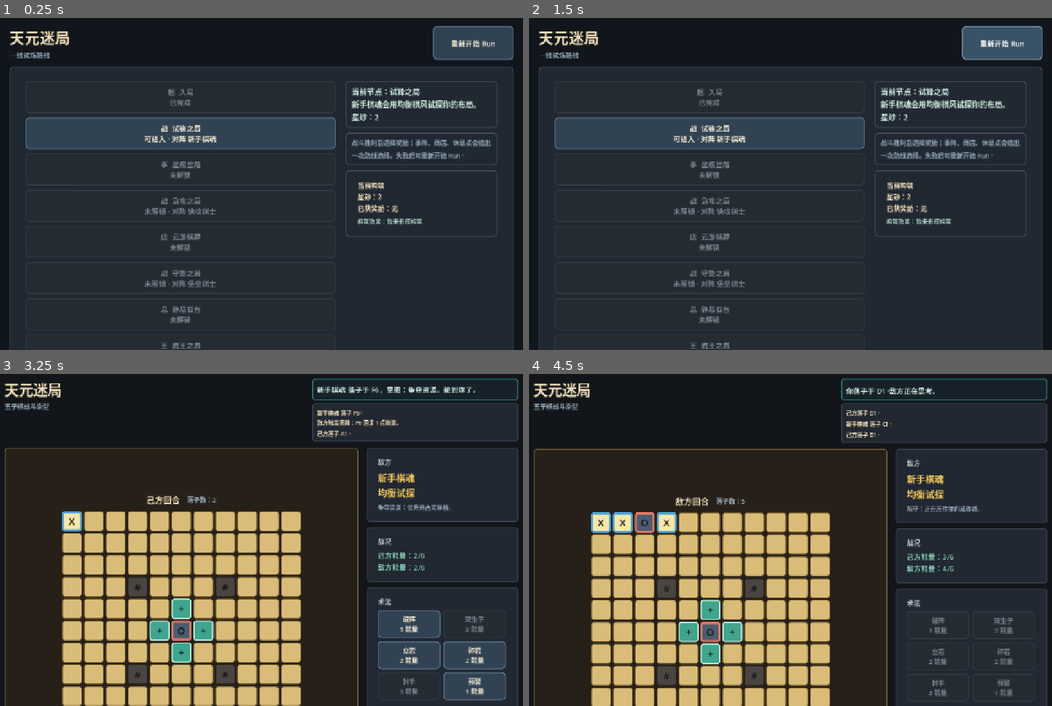
Above: before the commit, frames 1-4 (two rows, left to right).
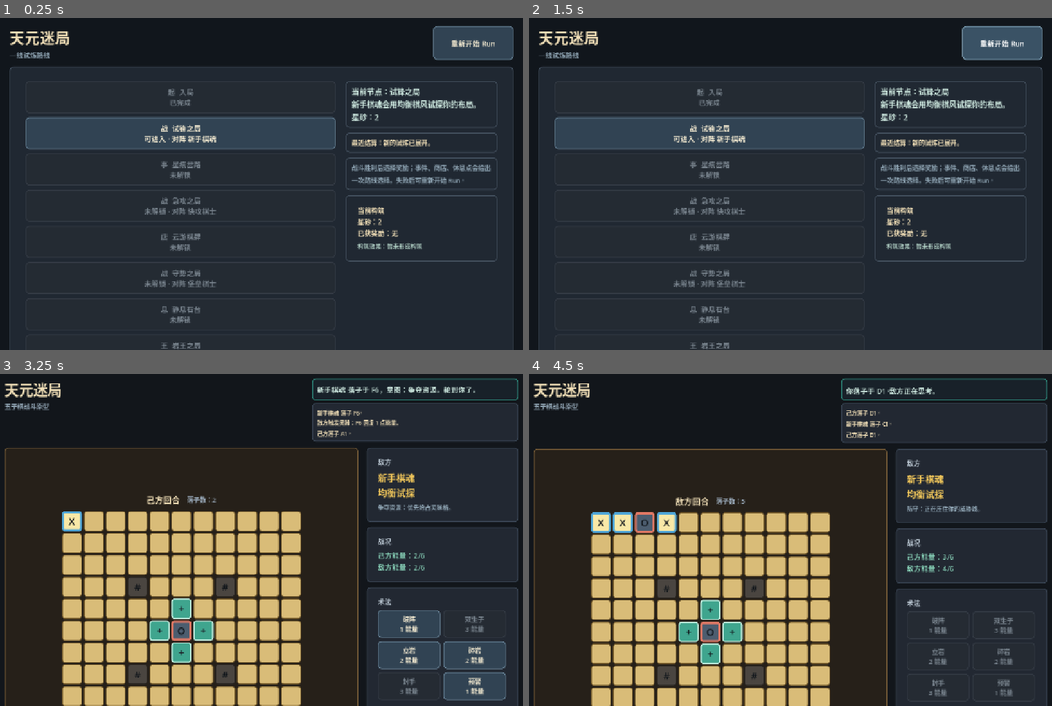
Above: after the commit, the same moments.

Repository: eason522/game
Game: Godot game, scene res://scenes/roguelike/RunMapScene.tscn
Two runs of this game, one before a commit and one after it. Both use one fixed random seed, a clock stepped at 60 frames per second and the inputs below.
Inputs (mouse positions are in pixels of both pictures, inside the frame that each line leads up to):
- Up to frame 1 (0.25 s): no input
- Up to frame 2 (1.5 s): click "重新开始 Run" at 0.5 s; click "重新开始 Run" at 1.25 s
- Up to frame 3 (3.25 s): click "战 试锋之局 可进入 · 对阵 新手棋魂" at 2 s; click (73, 503) at 2.77 s
- Up to frame 4 (4.5 s): click (623, 520) at 3.52 s; click (664, 523) at 4.27 s

The runs differ from the first frame. In frame 1, 2.4% of the frame differs, in the area x 66-96%, y 36-74%; in frame 2, 2.4%; in frame 3, less than 0.1%; in frame 4, less than 0.1%.

Commit message:
Polish run settlement feedback

Diff:
--- a/scripts/roguelike/RunMapScene.gd
+++ b/scripts/roguelike/RunMapScene.gd
@@ -15,6 +15,7 @@
 var run_state := RunStateScript.new()
 var loaded_from_save := false
 var status_label: Label
+var settlement_label: Label
 var reward_label: Label
 var build_summary_label: Label
 var node_list: VBoxContainer
@@ -199,6 +200,13 @@
 	status_label.add_theme_stylebox_override("normal", panel_style)
 	side.add_child(status_label)
 
+	settlement_label = Label.new()
+	settlement_label.autowrap_mode = TextServer.AUTOWRAP_WORD_SMART
+	settlement_label.add_theme_font_size_override("font_size", 15)
+	settlement_label.add_theme_color_override("font_color", Color("#f1dfb7"))
+	settlement_label.add_theme_stylebox_override("normal", panel_style)
+	side.add_child(settlement_label)
+
 	var tip := Label.new()
 	tip.text = "战斗胜利后选择奖励；事件、商店、休息点会给出一次路线选择。失败后可重新开始 Run。"
 	tip.autowrap_mode = TextServer.AUTOWRAP_WORD_SMART
@@ -364,6 +372,9 @@
 
 	if status_label == null:
 		return
+
+	if settlement_label != null:
+		settlement_label.text = "最近结算：%s" % ("暂无" if run_state.last_feedback.is_empty() else run_state.last_feedback)
 
 	if run_state.run_completed:
 		status_label.text = "本轮 Run 已通关：岩王之局告破。可以开始新 Run。"
--- a/scripts/roguelike/RunState.gd
+++ b/scripts/roguelike/RunState.gd
@@ -22,6 +22,7 @@
 var run_completed := false
 var run_failed := false
 var coins := 2
+var last_feedback := ""
 
 
 func _init(route_nodes: Array = []) -> void:
@@ -44,6 +45,7 @@
 	run_completed = false
 	run_failed = false
 	coins = 2
+	last_feedback = "新的试炼已展开。"
 
 	if nodes.is_empty():
 		return
@@ -86,20 +88,25 @@
 	if not victory:
 		nodes[current_index]["status"] = STATUS_FAILED
 		run_failed = true
+		last_feedback = "%s 失利：本轮 Run 已锁定。" % nodes[current_index].get("title", "战斗")
 		return
 
 	nodes[current_index]["status"] = STATUS_COMPLETED
 
 	if nodes[current_index].get("type", "") == NODE_BOSS:
 		run_completed = true
+		last_feedback = "%s 胜利：岩王之局告破。" % nodes[current_index].get("title", "Boss")
 		return
 
 	if not reward_options.is_empty():
 		pending_rewards = reward_options.duplicate(true)
 		pending_reward_node_index = current_index
-		return
-
+		last_feedback = "%s 胜利：选择一个战利品后继续前进。" % nodes[current_index].get("title", "战斗")
+		return
+
+	var completed_title: String = nodes[current_index].get("title", "路线节点")
 	_advance_after_completed_node()
+	last_feedback = "%s 完成。%s" % [completed_title, _current_progress_feedback()]
 
 
 func claim_reward(reward_id: String) -> bool:
@@ -117,6 +124,7 @@
 		pending_rewards.clear()
 		pending_reward_node_index = -1
 		_advance_after_completed_node()
+		last_feedback = "获得奖励：%s。%s" % [reward.get("title", "未知奖励"), _current_progress_feedback()]
 		return true
 
 	return false
@@ -137,6 +145,7 @@
 
 	pending_node_choices = choice_options.duplicate(true)
 	pending_choice_node_index = current_index
+	last_feedback = "%s：选择一项处理方式后继续前进。" % node.get("title", "路线节点")
 	return true
 
 
@@ -159,9 +168,11 @@
 		coins -= cost
 		_apply_node_choice(choice)
 		nodes[pending_choice_node_index]["status"] = STATUS_COMPLETED
+		var completed_title: String = nodes[pending_choice_node_index].get("title", "路线节点")
 		pending_node_choices.clear()
 		pending_choice_node_index = -1
 		_advance_after_completed_node()
+		last_feedback = "%s 完成：%s。%s" % [completed_title, choice.get("title", "路线选择"), _current_progress_feedback()]
 		return true
 
 	return false
@@ -284,6 +295,7 @@
 		"run_completed": run_completed,
 		"run_failed": run_failed,
 		"coins": coins,
+		"last_feedback": last_feedback,
 	}
 
 
@@ -298,6 +310,22 @@
 	run_completed = data.get("run_completed", false)
 	run_failed = data.get("run_failed", false)
 	coins = data.get("coins", 2)
+	last_feedback = data.get("last_feedback", "")
+
+
+func _current_progress_feedback() -> String:
+	if run_completed:
+		return "本轮 Run 已通关。"
+
+	if run_failed:
+		return "本轮 Run 已失败。"
+
+	var current := get_current_node()
+
+	if current.is_empty():
+		return "没有新的路线节点。"
+
+	return "下一站：%s。" % current.get("title", "未知节点")
 
 
 func _find_next_playable_index(start_index: int) -> int:
--- a/tests/roguelike_run_smoke.gd
+++ b/tests/roguelike_run_smoke.gd
@@ -32,6 +32,7 @@
 	_assert_route_choices_block_progress_and_apply_effects()
 	_assert_reward_rarity_stack_limits_and_prices()
 	_assert_reward_build_summary_text()
+	_assert_settlement_feedback_roundtrip()
 	_assert_state_roundtrip()
 	_assert_local_save_roundtrip()
 
@@ -378,3 +379,40 @@
 
 	if not limit_text.contains("最多 1 层") or not limit_text.contains("互斥：术法返能"):
 		failures.append("run reward display: reward limit summary should describe stack and exclusive group")
+
+
+func _assert_settlement_feedback_roundtrip() -> void:
+	var state := RunStateScript.new(MapGeneratorScript.new().generate_linear_route())
+	var generator := RewardGeneratorScript.new()
+	var reward_options := generator.generate_options(state, state.get_current_node())
+	state.resolve_current_node(true, reward_options)
+
+	if not state.last_feedback.contains("胜利") or not state.last_feedback.contains("战利品"):
+		failures.append("run settlement feedback: victory should explain pending reward")
+		return
+
+	var claimed_reward: Dictionary = reward_options[0]
+	state.claim_reward(claimed_reward.get("id", ""))
+
+	if not state.last_feedback.contains("获得奖励") or not state.last_feedback.contains("下一站"):
+		failures.append("run settlement feedback: reward claim should explain progression")
+		return
+
+	var choices := generator.generate_node_choices(state, state.get_current_node())
+	state.open_node_choices(choices)
+
+	if not state.last_feedback.contains("选择一项"):
+		failures.append("run settlement feedback: route choice should explain pending choice")
+		return
+
+	state.claim_node_choice(choices[0].get("id", ""))
+
+	if not state.last_feedback.contains("完成") or not state.last_feedback.contains("下一站"):
+		failures.append("run settlement feedback: route choice claim should explain progression")
+		return
+
+	var restored := RunStateScript.new()
+	restored.load_from_dict(state.to_dict())
+
+	if restored.last_feedback != state.last_feedback:
+		failures.append("run settlement feedback: feedback should roundtrip through save data")
Not shown, changed: README.md
